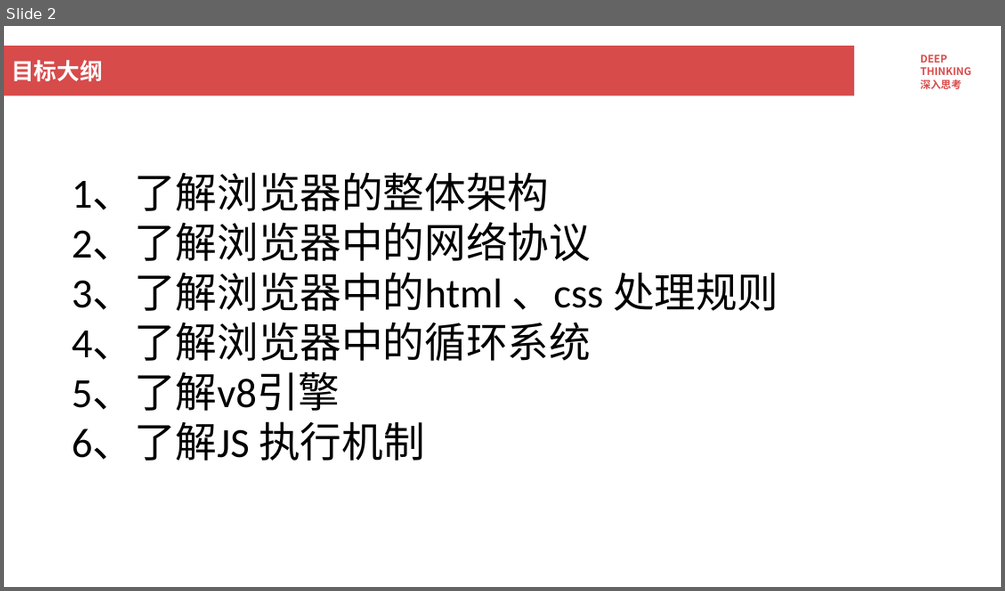
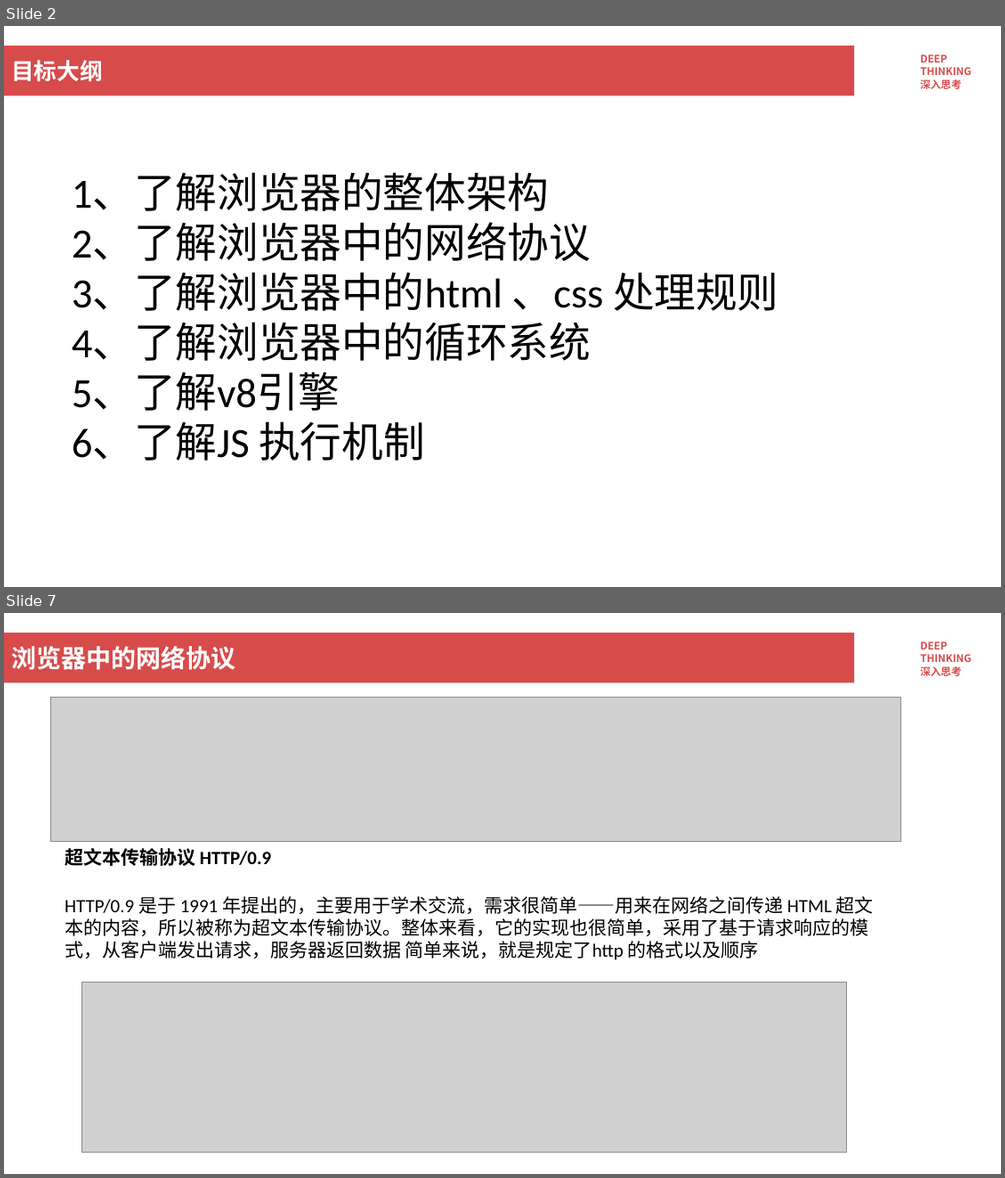
Before and after one commit to yixinagqingyuan/yys-browser, a slide deck: 浏览器工作原理.pptx. Shown one above the other, each under a label of ours: slide 2 before the commit, slides 2 and 7 after it; the slides between them are not shown. The pictures are 1005x591 and 1005x1178 pixels, drawn with LibreOffice and Linux fonts; fonts in the diff are those of the drawing; grey boxes stand for pictures; background and template pictures are left out. Boxes give left, top, right and bottom in pixels: in the first picture for what was removed or moved away, otherwise in the second. Text is boxed around its words. In the diff, an @@ line names an element or a change of style, - is before the commit and + after.

```diff
--- a/浏览器工作原理.pptx
+++ b/浏览器工作原理.pptx
@@ slide 7 added at <box>4,613,1001,1174</box>, background #FFFFFF; not listed: 2 template elements that a slide beside it also shows @@
@@ title added at <box>11,646,235,670</box>, 24 pt, text #FFFFFF, bold @@
+浏览器中的网络协议
@@ picture added at <box>50,698,900,841</box> @@
@@ text added at <box>65,848,271,866</box>, 18 pt, text #000000, bold @@
+超文本传输协议 HTTP/0.9
@@ text added at <box>65,896,874,960</box>, 18 pt, text #000000 @@
+HTTP/0.9 是于 1991 年提出的，主要用于学术交流，需求很简单——用来在网络之间传递 HTML 超文
+本的内容，所以被称为超文本传输协议。整体来看，它的实现也很简单，采用了基于请求响应的模
+式，从客户端发出请求，服务器返回数据 简单来说，就是规定了http 的格式以及顺序
@@ picture added at <box>81,981,846,1152</box> @@
```
Also in this commit, not shown: 1 slide changed, 21 other slides added, 5 other files.
